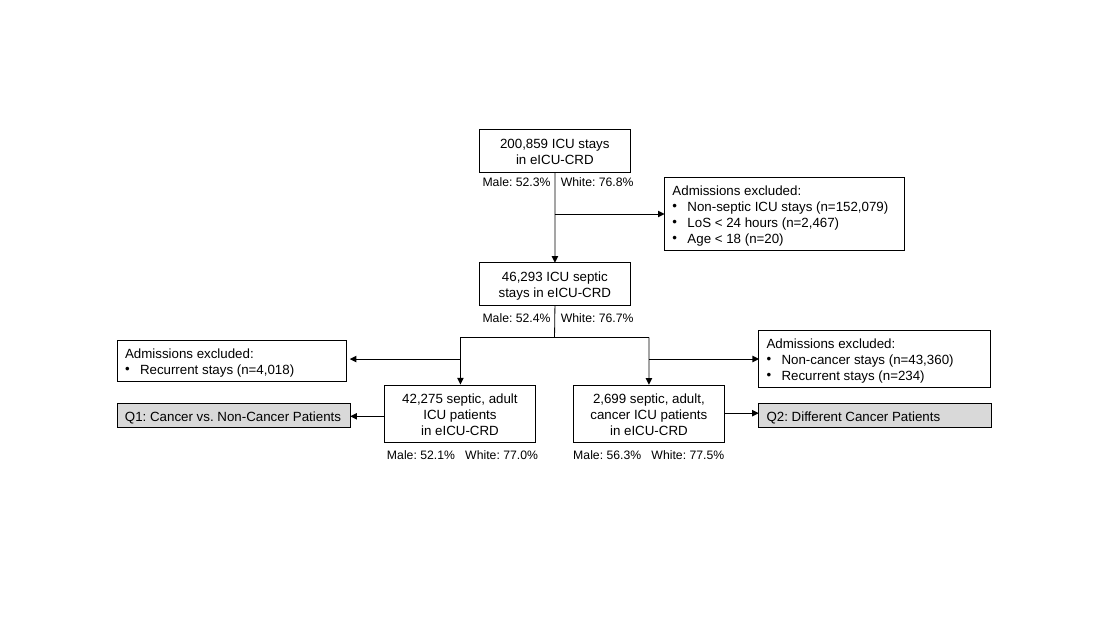
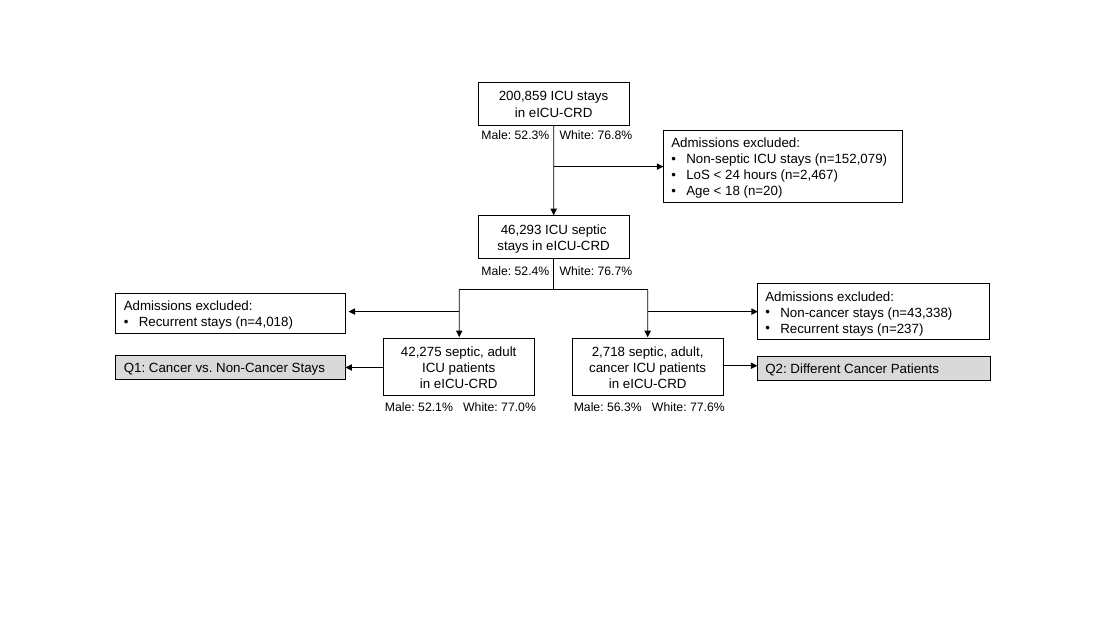
Before and after one commit to joamats/mit-tmle-cancer, a slide deck: slide 4 of results/fig1/flow_chart.pptx (slide 3 before the commit). Drawn at 1120x630 pixels with LibreOffice and Linux fonts; fonts in the diff are those of the drawing. Boxes give left, top, right and bottom in pixels: in the first picture for what was removed or moved away, otherwise in the second. Text is boxed around its words. In the diff, an @@ line names an element or a change of style, - is before the commit and + after.

```diff
--- a/results/fig1/flow_chart.pptx
+++ b/results/fig1/flow_chart.pptx
@@ 7 rectangles, 6 arrows, 3 lines: place and size @@
-7 rectangles, 6 arrows, 3 lines at [117, 130, 991, 442]
+7 rectangles, 6 arrows, 3 lines at [116, 82, 990, 395]
@@ text in rectangle at [780, 307, 953, 336]: text changed @@
-• Non-cancer stays (n=43,360)
-• Recurrent stays (n=234)
+• Non-cancer stays (n=43,338)
+• Recurrent stays (n=237)
@@ text in rectangle at [589, 346, 706, 388]: text changed @@
-2,699 septic, adult, cancer ICU patients
-in eICU-CRD
+2,718 septic, adult, cancer ICU patients
+in eICU-CRD
@@ text in rectangle at [124, 362, 325, 375]: text changed @@
-Q1: Cancer vs. Non-Cancer Patients
+Q1: Cancer vs. Non-Cancer Stays
@@ arrow moved from (385, 416) - (350, 416) to (384, 367) - (346, 367) @@
@@ 3 texts, 2 rectangles, 1 arrow: place and size @@
-3 texts, 2 rectangles, 1 arrow at [117, 177, 758, 459]
+3 texts, 2 rectangles, 1 arrow at [116, 130, 758, 411]
@@ text at [574, 402, 725, 411]: text changed @@
-Male: 56.3% White: 77.5%
+Male: 56.3% White: 77.6%
```
Also in this commit, not shown: 1 other slide changed, 2 slides added, 13 other files.
